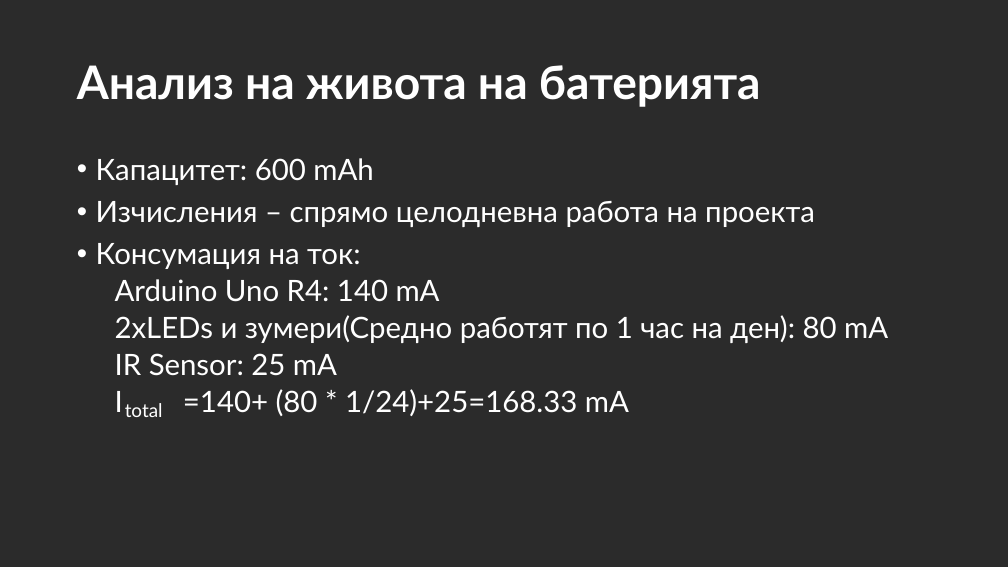
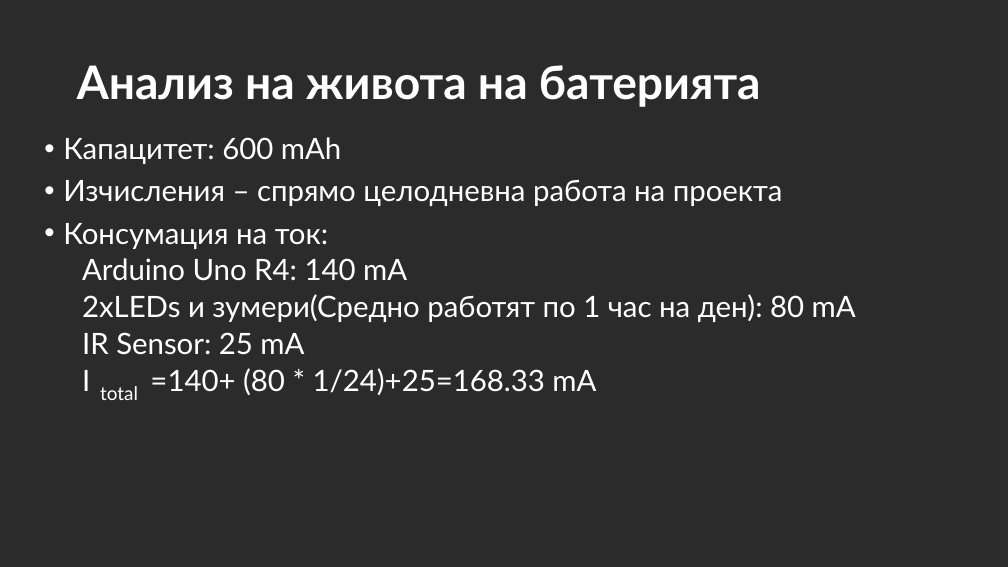
Before and after one commit to VicRattlehead502/Medicine-Man, a slide deck: slide 9 of Prezentaciq.pptx (slide 10 before the commit). Drawn at 1008x567 pixels with LibreOffice and Linux fonts; fonts in the diff are those of the drawing; background and template pictures are left out; a plain dark background stands for a picture behind light text. Boxes give left, top, right and bottom in pixels: in the first picture for what was removed or moved away, otherwise in the second. Text is boxed around its words. In the diff, an @@ line names an element or a change of style, - is before the commit and + after.

```diff
--- a/Prezentaciq.pptx
+++ b/Prezentaciq.pptx
@@ text "Капацитет: 600 mAh": place and size @@
-text "Капацитет: 600 mAh" at bbox=[96, 158, 888, 416]
+text "Капацитет: 600 mAh" at bbox=[63, 137, 856, 395]
@@ text "total": place and size @@
-text "total" at bbox=[125, 403, 163, 417]
+text "total" at bbox=[100, 386, 138, 400]
```
Also in this commit, not shown: 6 other slides changed.
